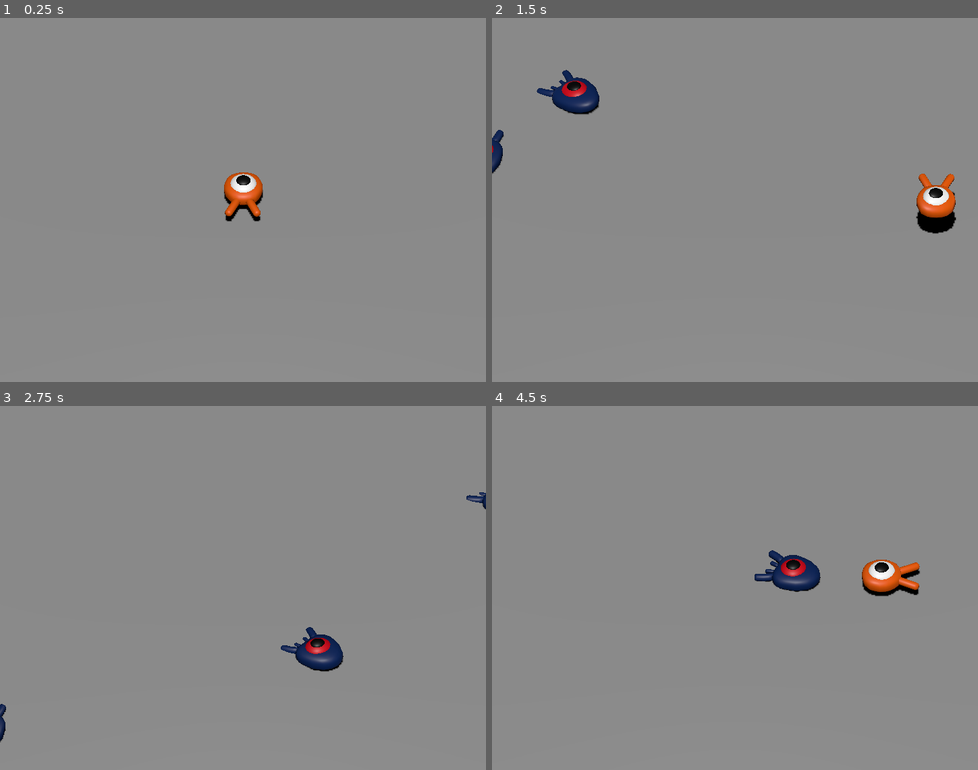
Above: before the commit, frames 1-4 (two rows, left to right).
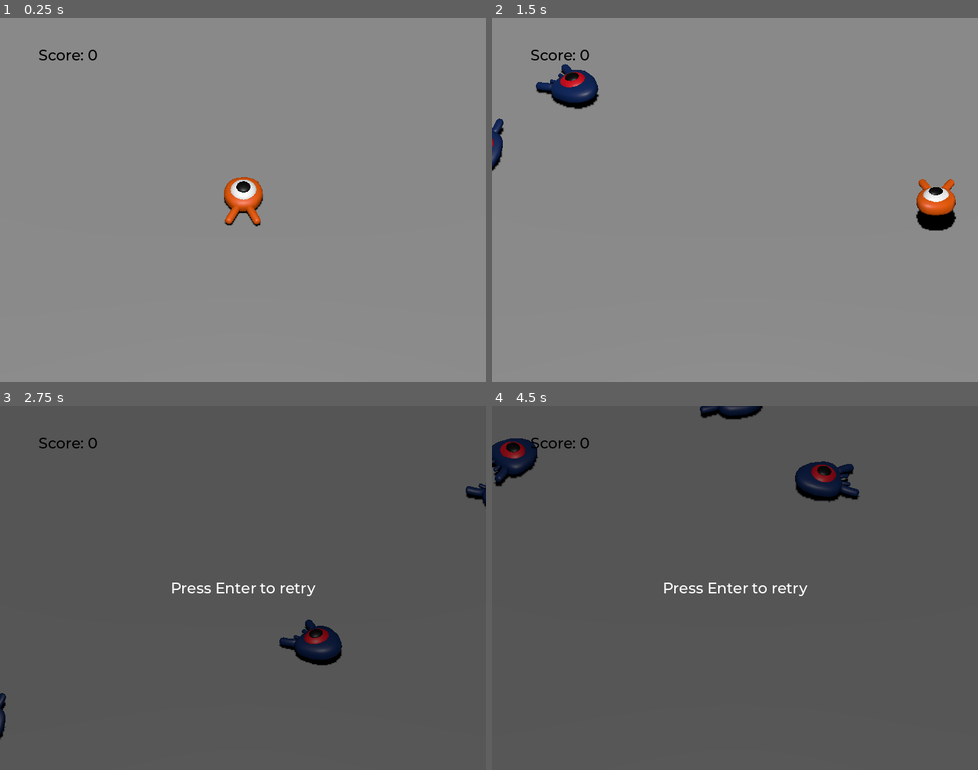
Above: after the commit, the same moments.

Repository: dev-berkacar/Squash-the-Creeps-
Game: Godot game, scene res://main.tscn
Two runs of this game, one before a commit and one after it. Both use one fixed random seed, a clock stepped at 60 frames per second and the inputs below.
Inputs:
- Up to frame 1 (0.25 s): no input
- Up to frame 2 (1.5 s): tap Enter (ui_accept) at 0.5 s; hold Right (move_right) 0.53-1.28 s; hold Enter (ui_accept) 0.53-1.28 s; tap Space (jump) at 0.77, 0.8, 1.07, 1.35 s; hold Down (move_back) from 1.28 s (still down)
- Up to frame 3 (2.75 s): tap Space (jump) at 1.52, 1.82, 2.3 s; tap Enter (ui_accept) at 1.55 s; release Down (move_back) at 2.03 s; hold Right (move_right) from 2.03 s (still down); hold Enter (ui_accept) from 2.03 s (still down)
- Up to frame 4 (4.5 s): release Right (move_right) at 2.78 s; release Enter (ui_accept) at 2.78 s; hold Up (move_forward) 2.78-3.53 s; tap Enter (ui_accept) at 2.85, 4.35 s; tap Space (jump) at 3.02, 3.32, 3.6, 3.77, 4.07 s; hold Left (move_left) from 3.53 s (still down)

The runs differ from the first frame. In frame 1, 0.9% of the frame differs, in the area x 8-55%, y 8-58%; in frame 2, 1.7%; in frame 3, 100%; in frame 4, 100%, in the area x 0-100%, y 0-100%.

Commit message:
UI

Diff:
--- /dev/null
+++ b/MusicPlayer.tscn
@@ -0,0 +1,7 @@
+[gd_scene load_steps=2 format=3 uid="uid://dvekdbffw51lg"]
+
+[ext_resource type="AudioStream" uid="uid://bfp2h7lbbgqna" path="res://art/House In a Forest Loop.ogg" id="1_dph5u"]
+
+[node name="MusicPlayer" type="AudioStreamPlayer"]
+stream = ExtResource("1_dph5u")
+autoplay = true
--- /dev/null
+++ b/ScoreLabel.gd
@@ -0,0 +1,7 @@
+extends Label
+
+var score = 0
+
+func _on_mob_squashed():
+	score += 1
+	text = "Score: %s" % score
--- a/main.gd
+++ b/main.gd
@@ -3,6 +3,8 @@
 @export var mob_scene: PackedScene
 
 
+func _ready():
+	$UserInterface/Retry.hide()
 
 func _on_mob_timer_timeout():
 	# Create a new instance of the Mob scene.
@@ -19,3 +21,16 @@
 
 	# Spawn the mob by adding it to the Main scene.
 	add_child(mob)
+
+	# We connect the mob to the score label to update the score upon squashing one.
+	mob.squashed.connect($UserInterface/ScoreLabel._on_mob_squashed.bind())
+
+
+func _on_player_hit():
+	$MobTimer.stop()
+	$UserInterface/Retry.show()
+
+func _unhandled_input(event):
+	if event.is_action_pressed("ui_accept") and $UserInterface/Retry.visible:
+		# This restarts the current scene.
+		get_tree().reload_current_scene()
--- a/main.tscn
+++ b/main.tscn
@@ -1,8 +1,10 @@
-[gd_scene load_steps=9 format=3 uid="uid://dvk0r6efer15k"]
+[gd_scene load_steps=12 format=3 uid="uid://dvk0r6efer15k"]
 
 [ext_resource type="PackedScene" uid="uid://ccmdd7dij6ao0" path="res://player.tscn" id="1_s5dh1"]
 [ext_resource type="Script" path="res://main.gd" id="1_ucgts"]
 [ext_resource type="PackedScene" uid="uid://bd3et0t262c01" path="res://mob.tscn" id="2_7r1mr"]
+[ext_resource type="FontFile" uid="uid://g28frix4k63y" path="res://fonts/Montserrat-Medium.ttf" id="4_t82w3"]
+[ext_resource type="Script" path="res://ScoreLabel.gd" id="5_njg67"]
 
 [sub_resource type="BoxShape3D" id="BoxShape3D_07tn1"]
 size = Vector3(60, 2, 60)
@@ -22,6 +24,10 @@
 "tilts": PackedFloat32Array(0, 0, 0, 0, 0)
 }
 point_count = 5
+
+[sub_resource type="Theme" id="Theme_imryd"]
+default_font = ExtResource("4_t82w3")
+default_font_size = 22
 
 [node name="Main" type="Node"]
 script = ExtResource("1_ucgts")
@@ -82,4 +88,48 @@
 wait_time = 0.5
 autostart = true
 
+[node name="UserInterface" type="Control" parent="."]
+layout_mode = 3
+anchors_preset = 15
+anchor_right = 1.0
+anchor_bottom = 1.0
+grow_horizontal = 2
+grow_vertical = 2
+theme = SubResource("Theme_imryd")
+
+[node name="ScoreLabel" type="Label" parent="UserInterface"]
+layout_mode = 0
+offset_left = 57.0
+offset_top = 41.0
+offset_right = 118.0
+offset_bottom = 64.0
+theme_override_colors/font_color = Color(0, 0, 0, 1)
+text = "Score: 0"
+script = ExtResource("5_njg67")
+
+[node name="Retry" type="ColorRect" parent="UserInterface"]
+layout_mode = 1
+anchors_preset = 15
+anchor_right = 1.0
+anchor_bottom = 1.0
+grow_horizontal = 2
+grow_vertical = 2
+color = Color(0, 0, 0, 0.376471)
+
+[node name="Label" type="Label" parent="UserInterface/Retry"]
+layout_mode = 1
+anchors_preset = 8
+anchor_left = 0.5
+anchor_top = 0.5
+anchor_right = 0.5
+anchor_bottom = 0.5
+offset_left = -106.5
+offset_top = -14.0
+offset_right = 106.5
+offset_bottom = 14.0
+grow_horizontal = 2
+grow_vertical = 2
+text = "Press Enter to retry"
+
+[connection signal="hit" from="Player" to="." method="_on_player_hit"]
 [connection signal="timeout" from="MobTimer" to="." method="_on_mob_timer_timeout"]
--- a/mob.gd
+++ b/mob.gd
@@ -1,13 +1,14 @@
 extends CharacterBody3D
-# Emitted when the player jumped on the mob.
-signal squashed
 
 # Minimum speed of the mob in meters per second.
 @export var min_speed = 10
 # Maximum speed of the mob in meters per second.
 @export var max_speed = 18
 
-func _physics_process(delta):
+# Emitted when the player jumped on the mob
+signal squashed
+
+func _physics_process(_delta):
 	move_and_slide()
 
 # This function will be called from the Main scene.
@@ -15,8 +16,8 @@
 	# We position the mob by placing it at start_position
 	# and rotate it towards player_position, so it looks at the player.
 	look_at_from_position(start_position, player_position, Vector3.UP)
-	# Rotate this mob randomly within range of -45 and +45 degrees,
-	# so that it doesn't move direcly towards the player.
+	# Rotate this mob randomly within range of -90 and +90 degrees,
+	# so that it doesn't move directly towards the player.
 	rotate_y(randf_range(-PI / 4, PI / 4))
 
 	# We calculate a random speed (integer)
@@ -27,10 +28,9 @@
 	# in order to move in the direction the mob is looking.
 	velocity = velocity.rotated(Vector3.UP, rotation.y)
 
-
 func _on_visible_on_screen_notifier_3d_screen_exited():
 	queue_free()
 
 func squash():
 	squashed.emit()
-	queue_free()
+	queue_free() # Destroy this node
--- a/mob.tscn
+++ b/mob.tscn
@@ -1,25 +1,86 @@
-[gd_scene load_steps=4 format=3 uid="uid://bd3et0t262c01"]
+[gd_scene load_steps=7 format=3 uid="uid://bd3et0t262c01"]
 
-[ext_resource type="Script" path="res://mob.gd" id="1_hy10f"]
-[ext_resource type="PackedScene" uid="uid://fpr1v7quaqqe" path="res://art/mob.glb" id="1_ixdt3"]
+[ext_resource type="Script" path="res://Mob.gd" id="1"]
+[ext_resource type="PackedScene" uid="uid://fpr1v7quaqqe" path="res://art/mob.glb" id="2"]
 
-[sub_resource type="BoxShape3D" id="BoxShape3D_gcvi8"]
-size = Vector3(1.8989, 0.814697, 2.17188)
+[sub_resource type="BoxShape3D" id="1"]
+size = Vector3(1.35822, 1.08835, 2.20058)
+
+[sub_resource type="BoxShape3D" id="BoxShape3D_vll1l"]
+size = Vector3(0.418579, 0.569824, 0.833984)
+
+[sub_resource type="Animation" id="2"]
+length = 1.2
+loop_mode = 1
+tracks/0/type = "value"
+tracks/0/imported = false
+tracks/0/enabled = true
+tracks/0/path = NodePath("Pivot/Character:position")
+tracks/0/interp = 1
+tracks/0/loop_wrap = true
+tracks/0/keys = {
+"times": PackedFloat32Array(0.22, 0.7, 1.18),
+"transitions": PackedFloat32Array(0.435275, 2.21914, 1),
+"update": 0,
+"values": [Vector3(0, 0.329753, 0), Vector3(0, 0.660351, 0), Vector3(0, 0.349734, 0)]
+}
+tracks/1/type = "value"
+tracks/1/imported = false
+tracks/1/enabled = true
+tracks/1/path = NodePath("Pivot/Character:rotation_degrees")
+tracks/1/interp = 1
+tracks/1/loop_wrap = true
+tracks/1/keys = {
+"times": PackedFloat32Array(0.1, 0.46, 1.18),
+"transitions": PackedFloat32Array(0.482968, 0.535887, 1),
+"update": 0,
+"values": [Vector3(-5.0326, 0, 0), Vector3(10, 0, 0), Vector3(-10, 0, 0)]
+}
+
+[sub_resource type="AnimationLibrary" id="AnimationLibrary_5n6vs"]
+_data = {
+"float": SubResource("2")
+}
 
 [node name="Mob" type="CharacterBody3D" groups=["mob"]]
+transform = Transform3D(1, 0, 0, 0, 1, 0, 0, 0, 1, 0, 0.0114588, 0)
 collision_layer = 2
-collision_mask = 0
-script = ExtResource("1_hy10f")
+collision_mask = 2147483648
+script = ExtResource("1")
 
 [node name="Pivot" type="Node3D" parent="."]
 
-[node name="Character" parent="Pivot" instance=ExtResource("1_ixdt3")]
+[node name="Character" parent="Pivot" instance=ExtResource("2")]
+transform = Transform3D(1, 0, 0, 0, 0.996145, 0.0877225, 0, -0.0877225, 0.996145, 0, 0.329753, 0)
 
-[node name="CollisionShape3D" type="CollisionShape3D" parent="."]
-transform = Transform3D(1, 0, 0, 0, 1, 0, 0, 0, 1, 0.122696, 0.292651, 0.0373504)
-shape = SubResource("BoxShape3D_gcvi8")
+[node name="CollisionShape" type="CollisionShape3D" parent="."]
+transform = Transform3D(1, 0, 0, 0, 1, 0, 0, 0, 1, 0, 0.52793, 0)
+shape = SubResource("1")
+
+[node name="CollisionShape2" type="CollisionShape3D" parent="."]
+transform = Transform3D(1, 0, 0, 0, 1, 0, 0, 0, 1, -0.861631, 0.783785, 0.180726)
+shape = SubResource("BoxShape3D_vll1l")
+
+[node name="CollisionShape3" type="CollisionShape3D" parent="."]
+transform = Transform3D(1, 0, 0, 0, 1, 0, 0, 0, 1, 0.889494, 0.783785, 0.180726)
+shape = SubResource("BoxShape3D_vll1l")
+
+[node name="CollisionShape4" type="CollisionShape3D" parent="."]
+transform = Transform3D(1, 0, 0, 0, 1, 0, 0, 0, 1, 0.889494, 0.783785, 1.43697)
+shape = SubResource("BoxShape3D_vll1l")
+
+[node name="CollisionShape5" type="CollisionShape3D" parent="."]
+transform = Transform3D(1, 0, 0, 0, 1, 0, 0, 0, 1, -0.887008, 0.783785, 1.43697)
+shape = SubResource("BoxShape3D_vll1l")
 
 [node name="VisibleOnScreenNotifier3D" type="VisibleOnScreenNotifier3D" parent="."]
-aabb = AABB(-1.20297, -1, -1.95718, 2.40594, 2, 3.91435)
+transform = Transform3D(1, 0, 0, 0, 1, 0, 0, 0, 1, 0, 0.062134, 0.331645)
+aabb = AABB(-1.19986, 0.251327, -1.57098, 2.41047, 1.09305, 3.17223)
 
-[connection signal="screen_exited" from="VisibleOnScreenNotifier3D" to="." method="_on_visible_on_screen_notifier_3d_screen_exited"]
+[node name="AnimationPlayer" type="AnimationPlayer" parent="."]
+libraries = {
+"": SubResource("AnimationLibrary_5n6vs")
+}
+autoplay = "float"
+
+[connection signal="screen_exited" from="VisibleOnScreenNotifier3D" to="." method="_on_visible_on_screen_notifier_screen_exited"]
--- a/player.gd
+++ b/player.gd
@@ -1,83 +1,74 @@
 extends CharacterBody3D
 
-# Emitted when the player was hit by a mob
-# Put this at the top of the script.
 signal hit
 
-# How fast the player moves in meters per second.
+## How fast the player moves in meters per second.
 @export var speed = 14
-# The downward acceleration when in the air, in meters per second squared.
+## Vertical impulse applied to the character upon jumping in meters per second.
+@export var jump_impulse = 20
+## Vertical impulse applied to the character upon bouncing over a mob in meters per second.
+@export var bounce_impulse = 16
+## The downward acceleration when in the air, in meters per second.
 @export var fall_acceleration = 75
-# Vertical impulse applied to the character upon jumping in meters per second.
-@export var jump_impulse = 20
-# Vertical impulse applied to the character upon bouncing over a mob in meters per second.
-@export var bounce_impulse = 16
 
 
-var target_velocity = Vector3.ZERO
-
 func _physics_process(delta):
-	# We create a local variable to store the input direction.
 	var direction = Vector3.ZERO
-
-	# We check for each move input and update the direction accordingly.
 	if Input.is_action_pressed("move_right"):
 		direction.x += 1
 	if Input.is_action_pressed("move_left"):
 		direction.x -= 1
 	if Input.is_action_pressed("move_back"):
-		# Notice how we re working with the vector's x and z axes.
-		# In 3D, the XZ plane is the ground plane.
 		direction.z += 1
 	if Input.is_action_pressed("move_forward"):
 		direction.z -= 1
 
 	if direction != Vector3.ZERO:
+		# In the lines below, we turn the character when moving and make the animation play faster.
 		direction = direction.normalized()
 		# Setting the basis property will affect the rotation of the node.
-		$Pivot.basis = Basis.looking_at(direction)
+		basis = Basis.looking_at(direction)
+		$AnimationPlayer.speed_scale = 4
+	else:
+		$AnimationPlayer.speed_scale = 1
 
-	# Ground Velocity
-	target_velocity.x = direction.x * speed
-	target_velocity.z = direction.z * speed
+	velocity.x = direction.x * speed
+	velocity.z = direction.z * speed
 
-	# Vertical Velocity
-	if not is_on_floor(): # If in the air, fall towards the floor. Literally gravity
-		target_velocity.y = target_velocity.y - (fall_acceleration * delta)
+	# Jumping.
+	if is_on_floor() and Input.is_action_just_pressed("jump"):
+		velocity.y += jump_impulse
 
-	# Moving the Character
-	velocity = target_velocity
+	# We apply gravity every frame so the character always collides with the ground when moving.
+	# This is necessary for the is_on_floor() function to work as a body can always detect
+	# the floor, walls, etc. when a collision happens the same frame.
+	velocity.y -= fall_acceleration * delta
+	move_and_slide()
 
-	# Jumping
-	if is_on_floor() and Input.is_action_just_pressed("jump"):
-		target_velocity.y = jump_impulse
-
-	# Iterate through all collisions that occurrred this frame
+	# Here, we check if we landed on top of a mob and if so, we kill it and bounce.
+	# With move_and_slide(), Godot makes the body move sometimes multiple times in a row to
+	# smooth out the character's motion. So we have to loop over all collisions that may have
+	# happened.
+	# If there are no "slides" this frame, the loop below won't run.
 	for index in range(get_slide_collision_count()):
-		# We get one of the collisions with the player
 		var collision = get_slide_collision(index)
-
-		# If the collision is with ground
-		if collision.get_collider() == null:
-			continue
-
-		# If the collider is with a mob
 		if collision.get_collider().is_in_group("mob"):
 			var mob = collision.get_collider()
-			# We check that we re hitting it from above
 			if Vector3.UP.dot(collision.get_normal()) > 0.1:
-				# If so, we squash it and bounce.
 				mob.squash()
-				target_velocity.y = bounce_impulse
-				# Prevent further dublicate calls.
+				velocity.y = bounce_impulse
+				# Prevent this block from running more than once,
+				# which would award the player more than 1 point for squashing a single mob.
 				break
 
+	# This makes the character follow a nice arc when jumping
+	rotation.x = PI / 6 * velocity.y / jump_impulse
 
-	move_and_slide()
 
 func die():
 	hit.emit()
 	queue_free()
 
-func _on_mob_detector_body_entered(_body):
+
+func _on_MobDetector_body_entered(_body):
 	die()
--- a/player.tscn
+++ b/player.tscn
@@ -1,32 +1,94 @@
-[gd_scene load_steps=5 format=3 uid="uid://ccmdd7dij6ao0"]
+[gd_scene load_steps=8 format=3 uid="uid://ccmdd7dij6ao0"]
 
-[ext_resource type="Script" path="res://player.gd" id="1_g2rbo"]
-[ext_resource type="PackedScene" uid="uid://dxjnphaeqlpbf" path="res://art/player.glb" id="1_i7sq7"]
+[ext_resource type="Script" path="res://Player.gd" id="1"]
+[ext_resource type="PackedScene" uid="uid://dxjnphaeqlpbf" path="res://art/player.glb" id="2"]
 
-[sub_resource type="SphereShape3D" id="SphereShape3D_6ri3n"]
-radius = 1.11302
+[sub_resource type="SphereShape3D" id="1"]
+radius = 0.792278
 
-[sub_resource type="CylinderShape3D" id="CylinderShape3D_xme80"]
+[sub_resource type="CylinderShape3D" id="2"]
+height = 0.1438
+radius = 0.907607
+
+[sub_resource type="CylinderShape3D" id="CylinderShape3D_76fa1"]
+height = 0.144
+radius = 0.2
+
+[sub_resource type="Animation" id="3"]
+length = 1.2
+loop_mode = 1
+tracks/0/type = "value"
+tracks/0/imported = false
+tracks/0/enabled = true
+tracks/0/path = NodePath("Pivot/Character:position")
+tracks/0/interp = 1
+tracks/0/loop_wrap = true
+tracks/0/keys = {
+"times": PackedFloat32Array(0.22, 0.7, 1.18),
+"transitions": PackedFloat32Array(0.435275, 2.21914, 1),
+"update": 0,
+"values": [Vector3(0, 0.329753, 0), Vector3(0, 0.660351, 0), Vector3(0, 0.349734, 0)]
+}
+tracks/1/type = "value"
+tracks/1/imported = false
+tracks/1/enabled = true
+tracks/1/path = NodePath("Pivot/Character:rotation_degrees")
+tracks/1/interp = 1
+tracks/1/loop_wrap = true
+tracks/1/keys = {
+"times": PackedFloat32Array(0.1, 0.46, 1.18),
+"transitions": PackedFloat32Array(0.482968, 0.535887, 1),
+"update": 0,
+"values": [Vector3(-5.0326, 0, 0), Vector3(10, 0, 0), Vector3(-10, 0, 0)]
+}
+
+[sub_resource type="AnimationLibrary" id="AnimationLibrary_aq6tr"]
+_data = {
+"float": SubResource("3")
+}
 
 [node name="Player" type="CharacterBody3D"]
-collision_mask = 6
-script = ExtResource("1_g2rbo")
+collision_mask = 2147483654
+script = ExtResource("1")
 
 [node name="Pivot" type="Node3D" parent="."]
 
-[node name="Character" parent="Pivot" instance=ExtResource("1_i7sq7")]
+[node name="Character" parent="Pivot" instance=ExtResource("2")]
+transform = Transform3D(1, 0, 0, 0, 0.987214, 0.1594, 0, -0.1594, 0.987214, 0, 0.348069, 0)
 
-[node name="CollisionShape3D" type="CollisionShape3D" parent="."]
-transform = Transform3D(1, 0, 0, 0, 1, 0, 0, 0, 1, 0, 0.291402, 0)
-shape = SubResource("SphereShape3D_6ri3n")
+[node name="CollisionShape" type="CollisionShape3D" parent="."]
+transform = Transform3D(1, 0, 0, 0, 1, 0, 0, 0, 1, 0, 0.771765, 0)
+shape = SubResource("1")
 
 [node name="MobDetector" type="Area3D" parent="."]
 collision_layer = 0
 collision_mask = 2
 monitorable = false
 
-[node name="CollisionShape3D" type="CollisionShape3D" parent="MobDetector"]
-transform = Transform3D(2.5, 0, 0, 0, 0.2, 0, 0, 0, 2.5, 0, 0.734667, 0)
-shape = SubResource("CylinderShape3D_xme80")
+[node name="CollisionShape" type="CollisionShape3D" parent="MobDetector"]
+transform = Transform3D(1, 0, 0, 0, 1, 0, 0, 0, 1, 0, 1.06491, 0)
+shape = SubResource("2")
 
-[connection signal="body_entered" from="MobDetector" to="." method="_on_mob_detector_body_entered"]
+[node name="CollisionShape2" type="CollisionShape3D" parent="MobDetector"]
+transform = Transform3D(1, 0, 0, 0, 1, 0, 0, 0, 1, 0.455268, 0.95, 1.1423)
+shape = SubResource("CylinderShape3D_76fa1")
+
+[node name="CollisionShape3" type="CollisionShape3D" parent="MobDetector"]
+transform = Transform3D(1, 0, 0, 0, 1, 0, 0, 0, 1, 0.716365, 0.95, 1.71889)
+shape = SubResource("CylinderShape3D_76fa1")
+
+[node name="CollisionShape4" type="CollisionShape3D" parent="MobDetector"]
+transform = Transform3D(1, 0, 0, 0, 1, 0, 0, 0, 1, -0.730546, 0.95, 1.69713)
+shape = SubResource("CylinderShape3D_76fa1")
+
+[node name="CollisionShape5" type="CollisionShape3D" parent="MobDetector"]
+transform = Transform3D(1, 0, 0, 0, 1, 0, 0, 0, 1, -0.45857, 0.95, 1.15318)
+shape = SubResource("CylinderShape3D_76fa1")
+
+[node name="AnimationPlayer" type="AnimationPlayer" parent="."]
+libraries = {
+"": SubResource("AnimationLibrary_aq6tr")
+}
+autoplay = "float"
+
+[connection signal="body_entered" from="MobDetector" to="." method="_on_MobDetector_body_entered"]
--- a/project.godot
+++ b/project.godot
@@ -14,6 +14,10 @@
 run/main_scene="res://main.tscn"
 config/features=PackedStringArray("4.2")
 config/icon="res://icon.png"
+
+[autoload]
+
+MusicPlayer="*res://MusicPlayer.tscn"
 
 [display]
 
